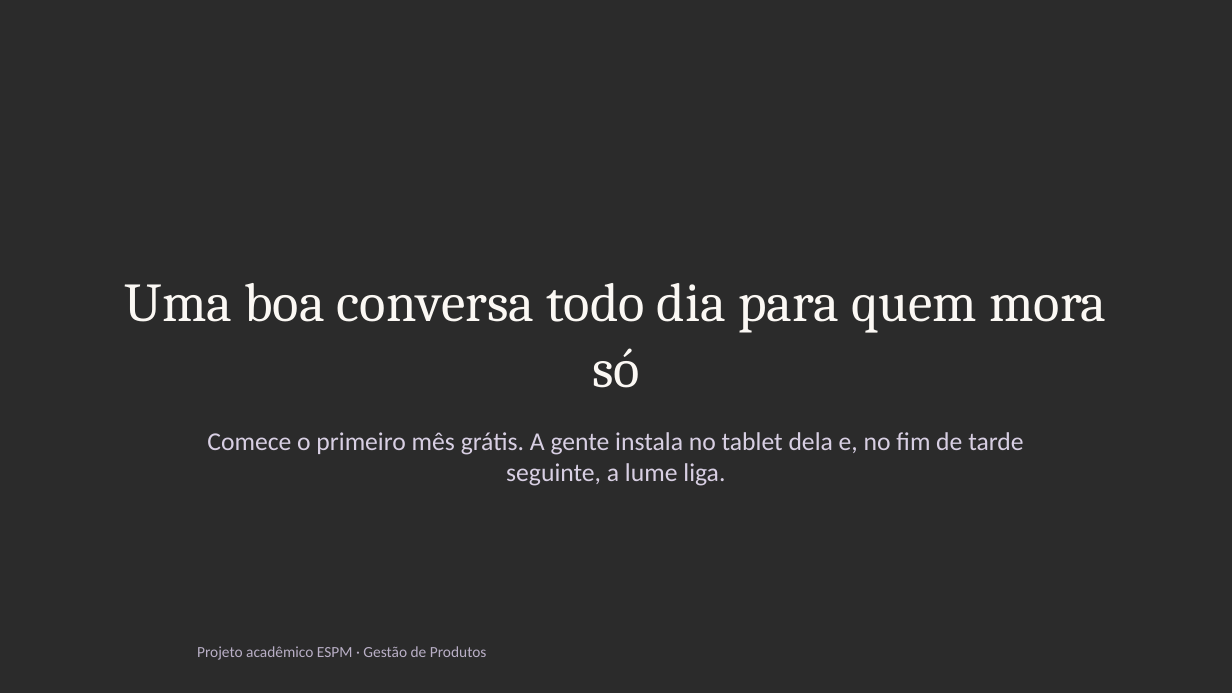
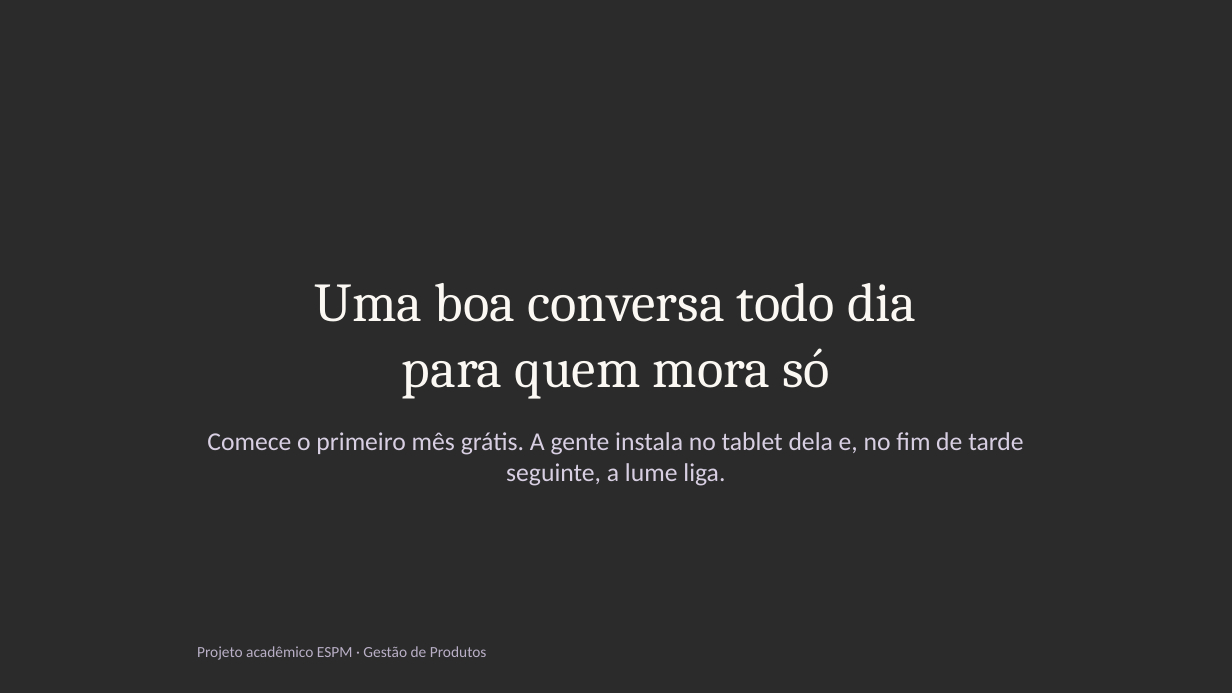
Before and after one commit to ojohnmf-glitch/espm, a slide deck: slide 24 of apresentacao/lume-template.pptx. Drawn at 1232x693 pixels with LibreOffice and Linux fonts; fonts in the diff are those of the drawing; background and template pictures are left out; a plain dark background stands for a picture behind light text. Boxes give left, top, right and bottom in pixels: in the first picture for what was removed or moved away, otherwise in the second. Text is boxed around its words. In the diff, an @@ line names an element or a change of style, - is before the commit and + after.

```diff
--- a/apresentacao/lume-template.pptx
+++ b/apresentacao/lume-template.pptx
@@ title at [315, 283, 916, 399]: text changed @@
-Uma boa conversa todo dia para quem mora só
+Uma boa conversa todo dia
+para quem mora só
```
